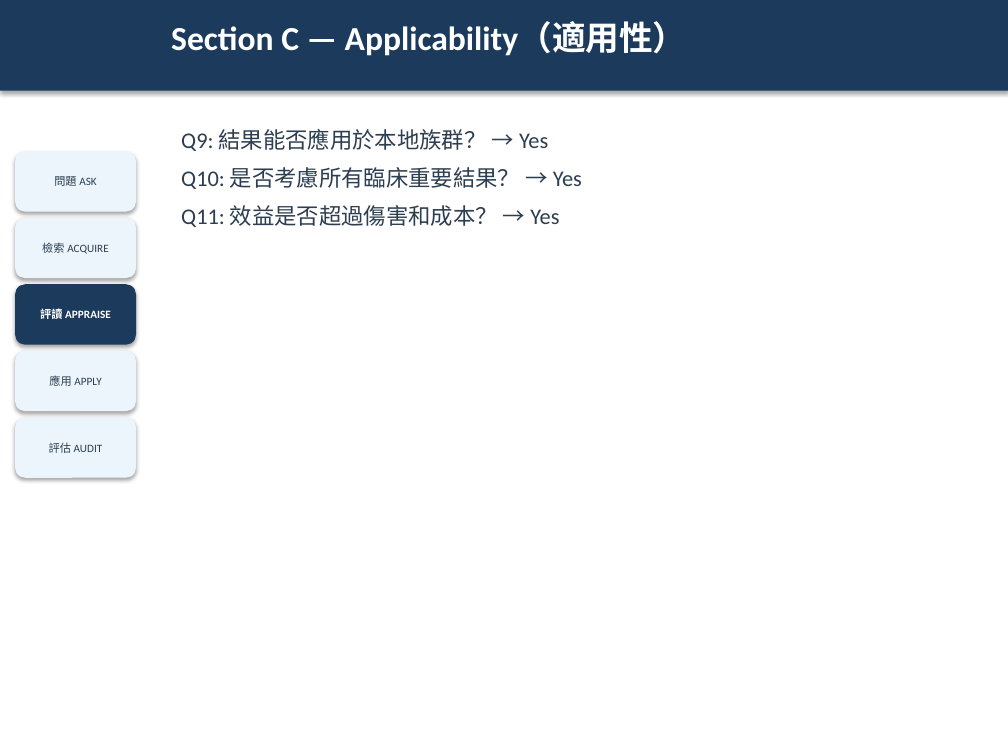
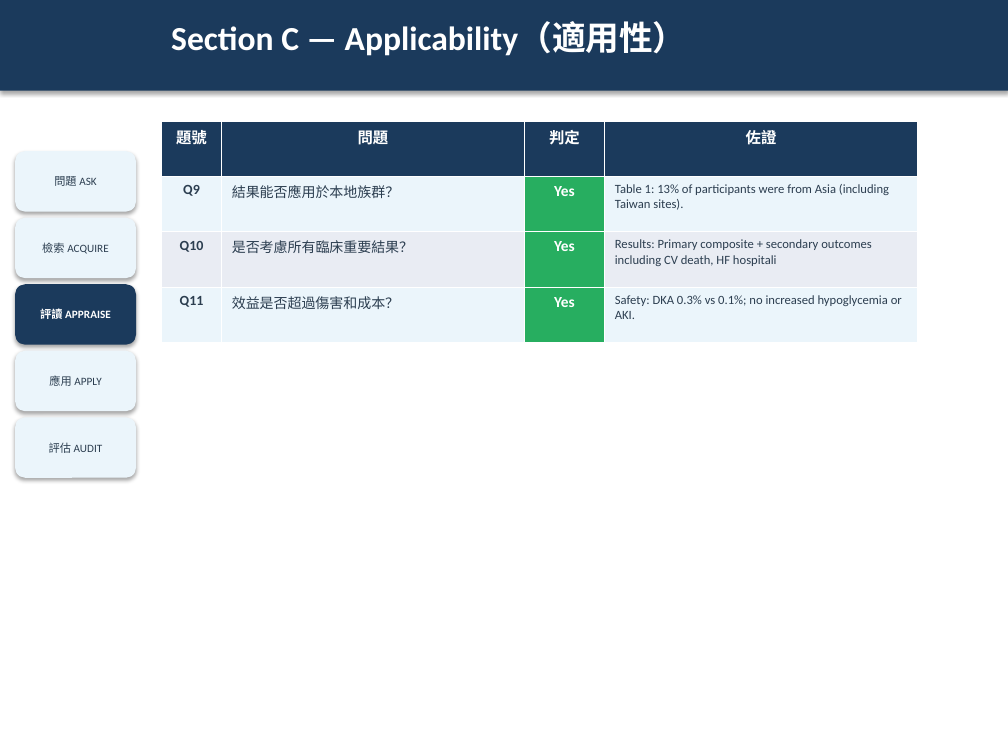
Before and after one commit to platypus31/ebm-report-pipeline, a slide deck: slide 27 of projects/example-sglt2i-ckd/06_slides/ebm-report.pptx (slide 14 before the commit). Drawn at 1008x756 pixels with LibreOffice and Linux fonts; fonts in the diff are those of the drawing. Boxes give left, top, right and bottom in pixels: in the first picture for what was removed or moved away, otherwise in the second. Text is boxed around its words. In the diff, an @@ line names an element or a change of style, - is before the commit and + after.

```diff
--- a/projects/example-sglt2i-ckd/06_slides/ebm-report.pptx
+++ b/projects/example-sglt2i-ckd/06_slides/ebm-report.pptx
@@ table added at (161, 121, 917, 343), 4 rows, 4 columns @@
+題號 | 問題 | 判定 | 佐證
+Q9 | 結果能否應用於本地族群？ | Yes | Table 1: 13% of participants were from Asia (including Taiwan sites).
+Q10 | 是否考慮所有臨床重要結果？ | Yes | Results: Primary composite + secondary outcomes including CV death, HF hospitali
+Q11 | 效益是否超過傷害和成本？ | Yes | Safety: DKA 0.3% vs 0.1%; no increased hypoglycemia or AKI.
@@ text removed at (181, 129, 582, 227) @@
-Q9: 結果能否應用於本地族群？ → Yes
-Q10: 是否考慮所有臨床重要結果？ → Yes
-Q11: 效益是否超過傷害和成本？ → Yes
```
Also in this commit, not shown: 13 other slides changed, 22 slides added, 2 other files.
